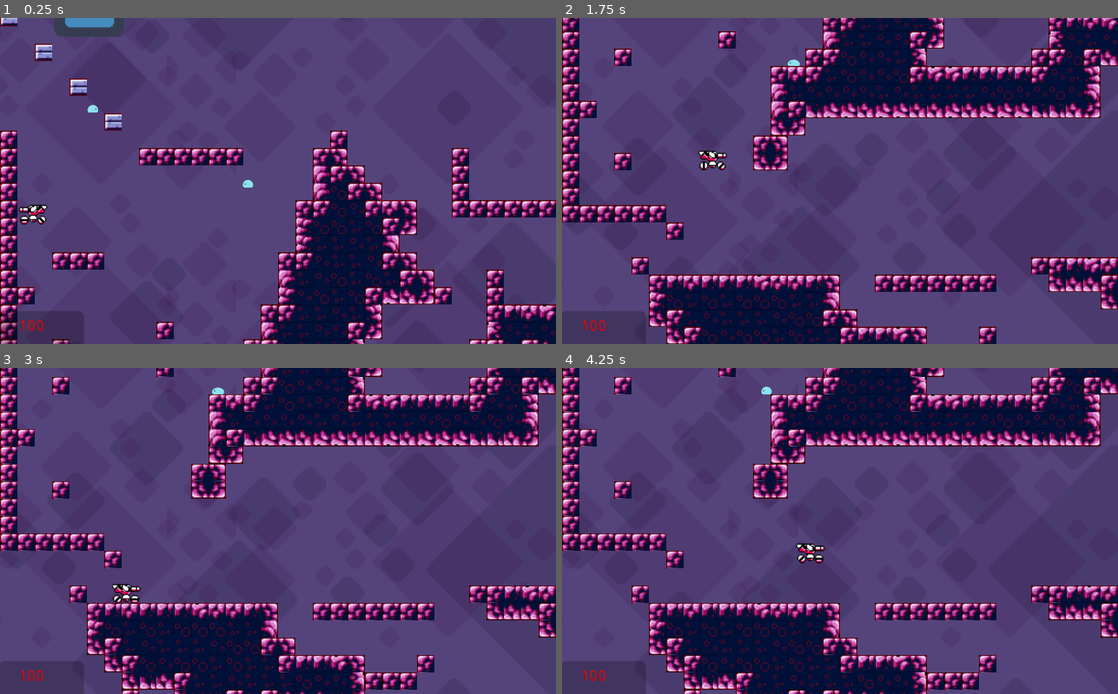
Above: before the commit, frames 1-4 (two rows, left to right).
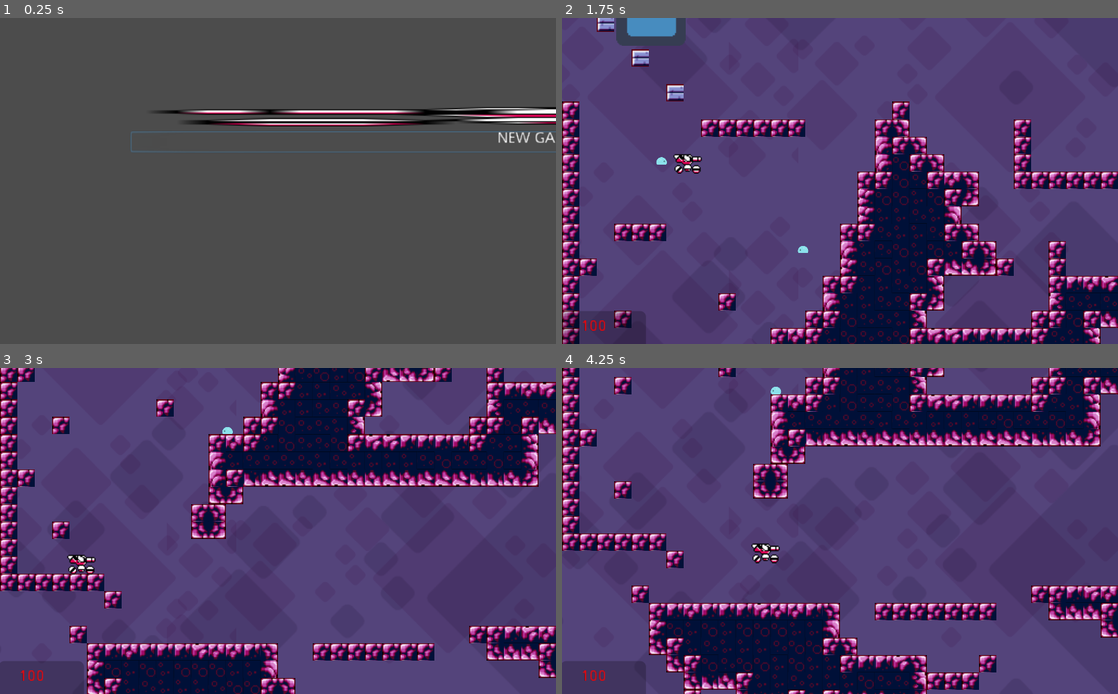
Above: after the commit, the same moments.

Repository: stephenmm/giza
Game: Godot game, scene res://TitleScreen.tscn
Same seed, same stepped clock (60 frames per second), same inputs: the game is played once before the commit and once after it. Before the commit the project starts from res://Level1.tscn. The engine's default icon, where the game draws it, is replaced by a stand-in: a white triangle on a blue panel in a dark square.
Inputs:
- Up to frame 1 (0.25 s): no input
- Up to frame 2 (1.75 s): hold D (right) from 0.53 s (still down); tap Space (jump) at 0.77, 1.52 s
- Up to frame 3 (3 s): release D (right) at 2.03 s; hold A (left) 2.03-2.78 s; hold D (right) from 2.78 s (still down)
- Up to frame 4 (4.25 s): keep holding D (right); tap Space (jump) at 3.02, 3.77 s

The runs differ from the first frame. In frame 1, 99% of the frame differs, in the area x 0-100%, y 0-100%; in frame 2, 49%; in frame 3, 41%; in frame 4, 0.5%.

Commit message:
Got HP on the main charecter working
Was trying to be fancy but had troubles with enums and damage type so I got a MVP of HP working.

Diff:
--- a/BaseChar.gd
+++ b/BaseChar.gd
@@ -2,14 +2,14 @@
 class_name BaseChar
 
 
-var hp: float
-var energy: float
+var hp: float = 100.0
+var energy: float = 100.0
 
 var ingressDmgModifiers:Dictionary
 var  egressDmgModifiers:Dictionary
 
 func _init():
-	for dmgType in Damage.Type:
+	for dmgType in Damage.DMGTYPE:
 		ingressDmgModifiers[dmgType] = 0.0
 		egressDmgModifiers[dmgType] = 0.0
 
--- /dev/null
+++ b/BaseItem.gd
@@ -0,0 +1,6 @@
+extends RigidBody2D
+class_name BaseItem
+
+var val: float
+var mas: float
+var vol: float
--- a/Damage.gd
+++ b/Damage.gd
@@ -1,22 +1,27 @@
 extends Object
 class_name Damage
 
-enum Type {BASE, KINETIC, HEAT, TOXIC, RADIATION, PERCUSIVE, ELECTRIC, FREEZE}
+enum DMGTYPE {GENERIC, KINETIC, HEAT, TOXIC, RADIATION, PERCUSIVE, ELECTRIC, FREEZE}
 
 var amount:float
 var type:int
 var dmgs:Dictionary
 
-func append( amount:float, type:int=Type.BASE ) -> bool:
-	if !Type.has(type):
-		push_error("Attempt to add an invalid damage type to the Damage class")
-		assert(false)
-		get_tree().quit()
-		return false
-	if dmgs.has(type):
+func _init( amnt:float=0.0, typ:int=DMGTYPE.GENERIC ):
+	amount = amnt
+	type = typ
+	append(amnt,typ)
+
+func append( amnt:float, typ:int=DMGTYPE.GENERIC ) -> bool:
+	#if !DMGTYPE.has(typ):
+	#	push_error("Attempt to add an invalid damage type to the Damage class")
+	#	assert(false)
+	#	#get_tree().quit()
+	#	return false
+	if dmgs.has(typ):
 		push_error("Attempt to add damage type that already exists")
 		assert(false)
-		get_tree().quit()
+		#get_tree().quit()
 		return false
-	dmgs[type] = amount
+	dmgs[typ] = amnt
 	return true
--- /dev/null
+++ b/Global.gd
@@ -0,0 +1,9 @@
+extends Node
+class_name Global
+
+export var mySeed: int = 0
+var rng = RandomNumberGenerator.new()
+
+func _init():
+	if mySeed != 0:
+		rng.set_seed(mySeed)
--- /dev/null
+++ b/TitleScreen.gd
@@ -0,0 +1,23 @@
+extends Control
+
+
+# Declare member variables here. Examples:
+# var a = 2
+# var b = "text"
+var rng
+
+func _init():
+	rng = RandomNumberGenerator.new()
+
+# Called when the node enters the scene tree for the first time.
+func _ready():
+	$Menu/CenterRow/Buttons/NewGame.grab_focus()
+
+
+# Called every frame. 'delta' is the elapsed time since the previous frame.
+func _process(delta):
+	pass
+
+
+func _on_NewGame_pressed():
+	get_tree().change_scene("res://Level1.tscn")
--- /dev/null
+++ b/TitleScreen.tscn
@@ -0,0 +1,59 @@
+[gd_scene load_steps=3 format=2]
+
+[ext_resource path="res://MBlasterStdGun2LFrame0.png" type="Texture" id=1]
+[ext_resource path="res://TitleScreen.gd" type="Script" id=2]
+
+[node name="TitleScreen" type="Control"]
+anchor_right = 1.0
+anchor_bottom = 1.0
+script = ExtResource( 2 )
+__meta__ = {
+"_edit_use_anchors_": false
+}
+
+[node name="Menu" type="VBoxContainer" parent="."]
+margin_left = 120.0
+margin_top = 80.0
+margin_right = 920.0
+margin_bottom = 520.0
+__meta__ = {
+"_edit_use_anchors_": false
+}
+
+[node name="Logo" type="TextureRect" parent="Menu"]
+margin_right = 800.0
+margin_bottom = 20.0
+texture = ExtResource( 1 )
+stretch_mode = 1
+
+[node name="CenterRow" type="HBoxContainer" parent="Menu"]
+margin_top = 24.0
+margin_right = 800.0
+margin_bottom = 440.0
+size_flags_vertical = 3
+__meta__ = {
+"_edit_use_anchors_": false
+}
+
+[node name="Buttons" type="VBoxContainer" parent="Menu/CenterRow"]
+margin_right = 800.0
+margin_bottom = 416.0
+size_flags_horizontal = 3
+size_flags_vertical = 3
+
+[node name="NewGame" type="Button" parent="Menu/CenterRow/Buttons"]
+margin_right = 800.0
+margin_bottom = 20.0
+flat = true
+
+[node name="Label" type="Label" parent="Menu/CenterRow/Buttons/NewGame"]
+margin_left = 3.0
+margin_right = 745.0
+margin_bottom = 39.0
+text = "New Game"
+align = 1
+uppercase = true
+__meta__ = {
+"_edit_use_anchors_": false
+}
+[connection signal="pressed" from="Menu/CenterRow/Buttons/NewGame" to="." method="_on_NewGame_pressed"]
--- a/enemy.gd
+++ b/enemy.gd
@@ -1,6 +1,8 @@
-extends KinematicBody2D
+extends BaseChar
+class_name enemy
 
-export var speed = 10
+export var baseSpeed: int = 10
+export var baseDamage: float = 10.0
 var velocity = Vector2()
 export var direction = -1
 export var detects_cliffs = true
@@ -19,13 +21,13 @@
 		$floor_checker.position.x = $CollisionShape2D.shape.get_extents().x * direction
 
 	velocity.y += 4
-	velocity.x = speed * direction
+	velocity.x = baseSpeed * direction
 	velocity = move_and_slide(velocity,Vector2.UP)
 
 
 func _on_top_checker_body_entered(body):
 	$AnimatedSprite.play("squashed")
-	speed = 0
+	baseSpeed = 0
 	set_collision_layer_bit(4,false)
 	set_collision_mask_bit(0,false)
 	$top_checker.set_collision_layer_bit(4,false)
@@ -37,10 +39,15 @@
 
 
 
-func _on_sides_checker_body_entered(body):
-	print("ouch")
+func _on_sides_checker_body_entered(body:BaseChar) -> void:
 	#get_tree().change_scene("res://Level1.tscn")
-	body.ouch(position.x,position.y)
+	#var dmgAmnt :float = baseDamage*( Global.rng.randfn(1.0,0.2) );# Multiply base damage by RNG normal dist w/ mean of 1.0 and std dev of 0.2
+	var dmgAmnt :float = baseDamage*( 1 );# Error from above line "Invalid get index 'rng' (on base: 'GDScript').", so just set it to 1 for now.
+	#var dmgType = Damage.TOXIC;# (dynamic type for now) Not sure how to handle ENUMs w/ static typing in godot so giving up
+	var dmgType = 3;# Can't even use enums from other class in previous line... Resorting to magic numbers
+	var egressDmg = Damage.new( dmgAmnt, dmgType )
+	print("Generating dmgAmnt: %f of dmgType %d" % [egressDmg.amount, egressDmg.type])
+	body.ingressAttack( position, egressDmg )
 
 func _on_Timer_timeout():
 	queue_free()
--- a/project.godot
+++ b/project.godot
@@ -19,21 +19,39 @@
 "language": "GDScript",
 "path": "res://BaseEnemy.gd"
 }, {
+"base": "RigidBody2D",
+"class": "BaseItem",
+"language": "GDScript",
+"path": "res://BaseItem.gd"
+}, {
 "base": "Object",
 "class": "Damage",
 "language": "GDScript",
 "path": "res://Damage.gd"
+}, {
+"base": "Node",
+"class": "Global",
+"language": "GDScript",
+"path": "res://Global.gd"
+}, {
+"base": "BaseChar",
+"class": "enemy",
+"language": "GDScript",
+"path": "res://enemy.gd"
 } ]
 _global_script_class_icons={
 "BaseChar": "",
 "BaseEnemy": "",
-"Damage": ""
+"BaseItem": "",
+"Damage": "",
+"Global": "",
+"enemy": ""
 }
 
 [application]
 
 config/name="Platformer Game"
-run/main_scene="res://Level1.tscn"
+run/main_scene="res://TitleScreen.tscn"
 config/icon="res://icon.png"
 
 [display]
--- a/steve.gd
+++ b/steve.gd
@@ -1,4 +1,4 @@
-extends KinematicBody2D
+extends BaseChar
 
 
 # Declare member variables here. Examples:
@@ -46,20 +46,28 @@
 func bounce():
 	velocity.y = jumpforce*0.5
 
-func ouch(var enemy_posx,var enemy_posy):
-	set_modulate(Color(1,.5,.5,.5))
+func ingressAttack( enemy_pos, ingressDmg ):
+
 	velocity.y = jumpforce * 0.4
 
-	if position.x < enemy_posx:
+	if position.x < enemy_pos.x:
 		velocity.x = -jumpforce * 0.6
-	elif position.x > enemy_posx:
+	elif position.x > enemy_pos.x:
 		velocity.x = -jumpforce * 0.6
 
+	# Taking over control of the charecter
 	Input.action_release("left")
 	Input.action_release("right")
-
+	#for dmg in ingressDmg.dmgs.values():
+	#	# In the future we can add resistance to certain types of damage but for now subtract all damage types from HP
+	#	hp -= dmg
+	hp -= ingressDmg.amount
+	print("Recieved dmgAmnt: %f of dmgType %d REMAINING HP:%f" % [ingressDmg.amount, ingressDmg.type, hp])
 	$Timer.start()
 
 
 func _on_Timer_timeout():
-	get_tree().change_scene("res://Level1.tscn")
+	if hp > 0:
+		set_modulate(Color(1,1,1,1))
+	else:
+		get_tree().change_scene("res://Level1.tscn")
